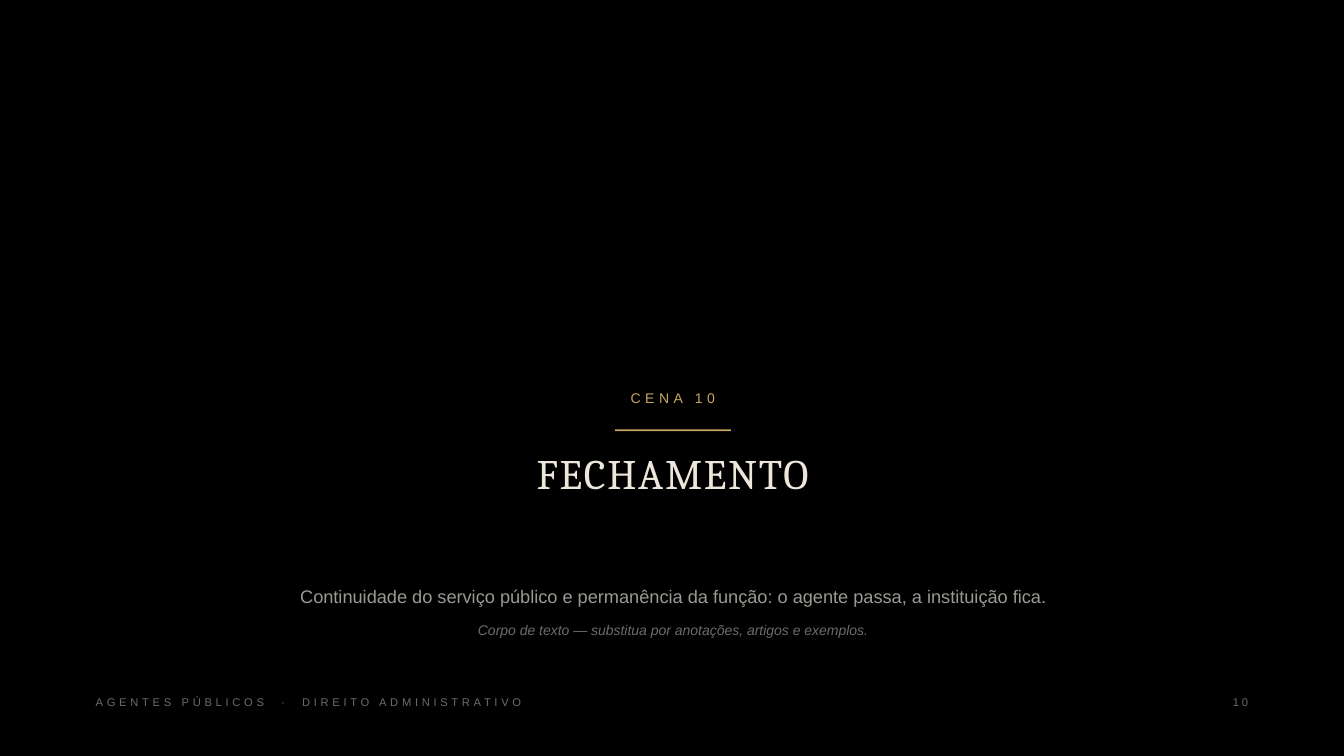
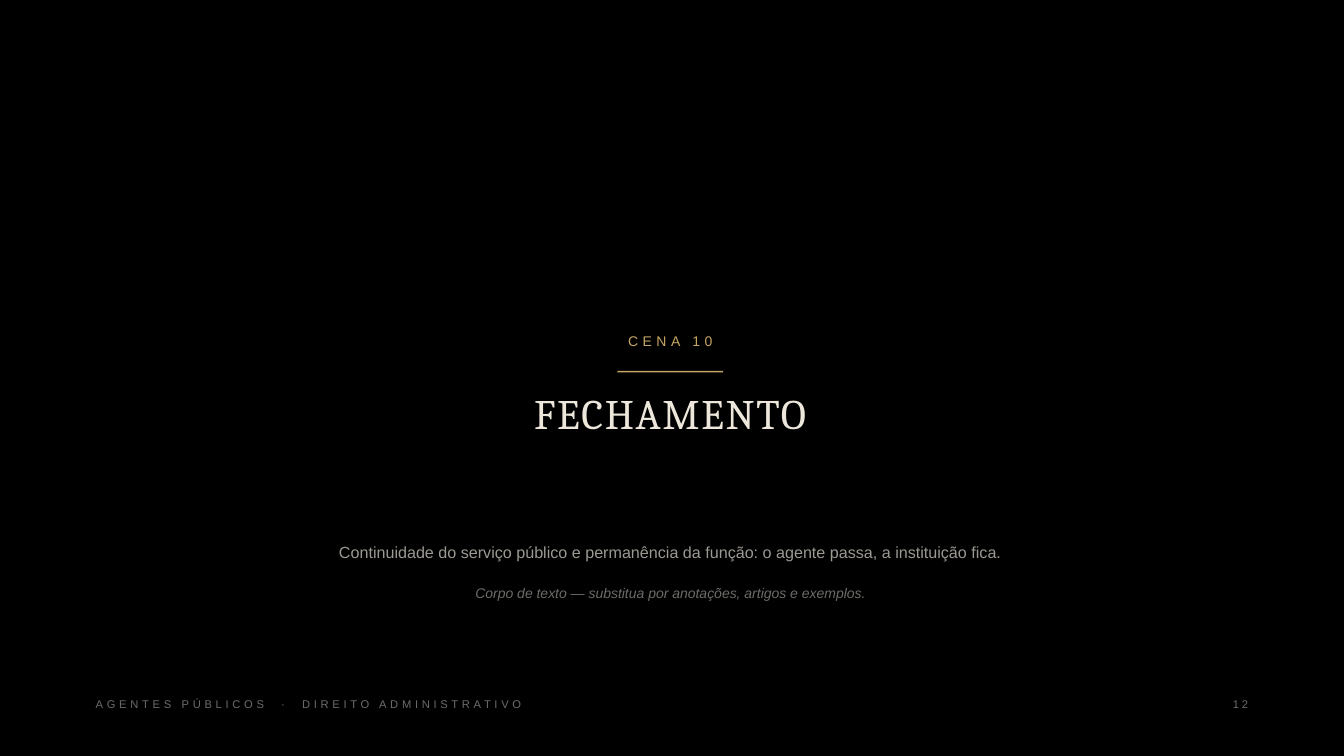
Before and after one commit to ceo-backup-save/rea, a slide deck: slide 12 of storyboards/direito-administrativo-agentes-publicos/apresentacao-agentes-publicos.pptx. Drawn at 1344x756 pixels with LibreOffice and Linux fonts; fonts in the diff are those of the drawing; background and template pictures are left out. Boxes give left, top, right and bottom in pixels: in the first picture for what was removed or moved away, otherwise in the second. Text is boxed around its words. In the diff, an @@ line names an element or a change of style, - is before the commit and + after.

```diff
--- a/storyboards/direito-administrativo-agentes-publicos/apresentacao-agentes-publicos.pptx
+++ b/storyboards/direito-administrativo-agentes-publicos/apresentacao-agentes-publicos.pptx
@@ rectangle: place and size @@
-rectangle at [0,292,1344,756]
+rectangle at [0,282,1344,756]
@@ text "CENA 10": place and size @@
-text "CENA 10" at [631,393,715,403]
+text "CENA 10" at [628,336,712,346]
@@ rectangle: place and size @@
-rectangle at [615,430,731,432]
+rectangle at [617,371,723,372]
@@ text "FECHAMENTO": place and size @@
-text "FECHAMENTO" at [537,460,809,490]
+text "FECHAMENTO" at [534,400,806,430]
@@ text "FECHAMENTO" at [534,400,806,430]: line spacing 0.95 to 0.96 @@
@@ text "Continuidade do serviço público e ...": place and size @@
-text "Continuidade do serviço público e ..." at [300,589,1046,638]
+text "Continuidade do serviço público e ..." at [339,546,1001,561]
@@ text "Continuidade do serviço público e ..." at [339,546,1001,561]: size 13 to 11.5 pt @@
@@ text added at [475,588,866,601], 10 pt, text #6E6C68, italic @@
+Corpo de texto — substitua por anotações, artigos e exemplos.
@@ text at [478,625,868,638]: paragraph removed @@
-Corpo de texto — substitua por anotações, artigos e exemplos.
@@ text at [1233,700,1248,708]: text changed @@
-10
+12
```
Also in this commit, not shown: 15 other slides changed, 1 slide added, 39 other files.
